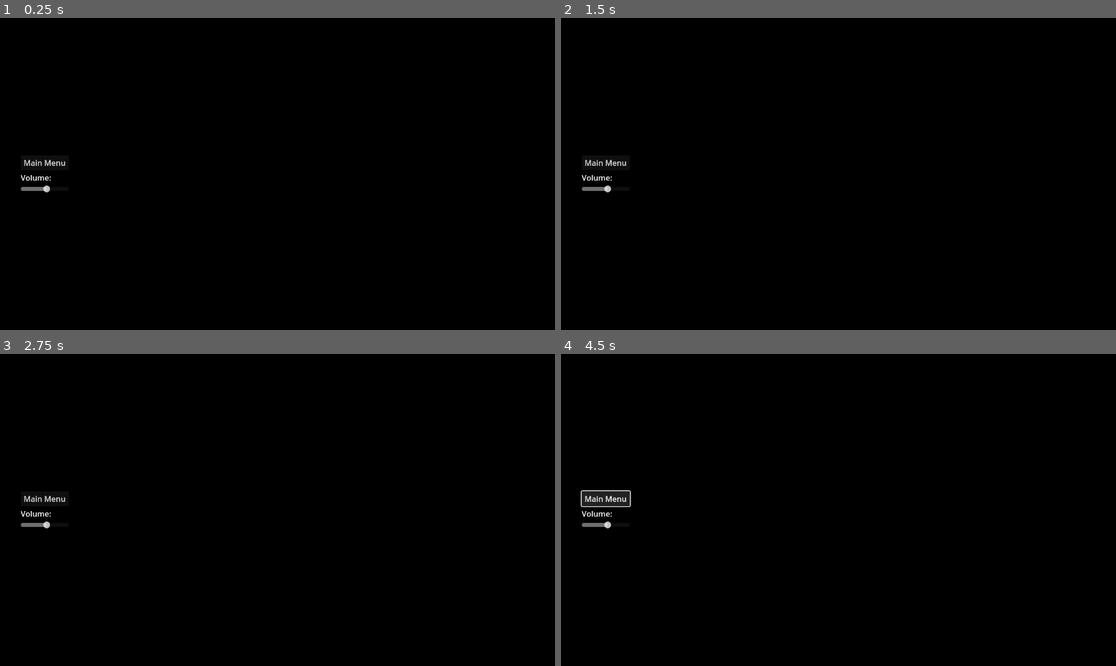
Above: before the commit, frames 1-4 (two rows, left to right).
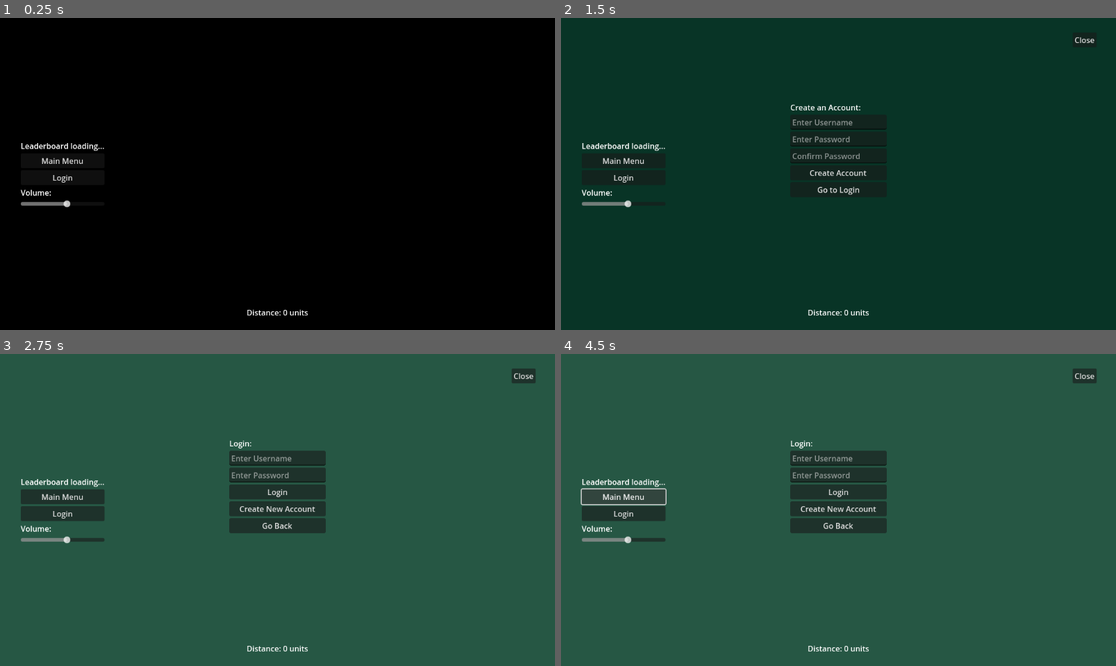
Above: after the commit, the same moments.

Repository: dustngroh/CapstoneProject
Game: Godot game, scene res://scenes/levels/alternate_levels/endless_run.tscn
The game is run twice, just before and just after one commit, with the same random seed, the same clock (stepped at 60 frames per second) and the same inputs. This scene is started directly instead of the project's main scene.
Inputs (mouse positions are in pixels of both pictures, inside the frame that each line leads up to):
- Up to frame 1 (0.25 s): no input
- Up to frame 2 (1.5 s): click (622, 177) at 0.5 s, where only the run after the commit has a clickable "Login"; click (838, 174) at 1.25 s, where only the run after the commit has a clickable "Create New Account"
- Up to frame 3 (2.75 s): click (277, 525) at 2 s, where only the run after the commit has a clickable "Go to Login"
- Up to frame 4 (4.5 s): click (838, 510) at 2.75 s, where only the run after the commit has a clickable "Create New Account"; click (838, 525) at 3.5 s, where only the run after the commit has a clickable "Go to Login"; click "Main Menu" at 4.25 s

The runs differ from the first frame. In frame 1, 0.8% of the frame differs, in the area x 3-56%, y 40-96%; in frame 2, 100%; in frame 3, 100%, in the area x 0-100%, y 0-100%; in frame 4, 100%.
Error after the commit: Invalid call. Nonexistent function 'get' in base 'Nil'. (res://scripts/http_request_manager.gd:130)

Commit message:
Add leaderboard to EndlessRun.
Connected HTTPRequestManager to new EndlessRun routes.
Modified EndlessRun to track distance traveled and display leaderboard.

Diff:
--- a/run-game/scenes/levels/alternate_levels/endless_run.gd
+++ b/run-game/scenes/levels/alternate_levels/endless_run.gd
@@ -21,6 +21,15 @@
 @onready var day_cycle_modulate: CanvasModulate = $DayCycleModulate
 @onready var background_a = $Background/Sprite2D
 @onready var background_b = $Background/Sprite2D2
+@onready var level_spawner = $LevelSpawner
+@onready var distance_label = $EndlessRunUI/DistanceLabel
+@onready var login_button = $EndlessRunUI/VBoxContainer/LoginButton
+
+var distance_traveled: int = 0
+var submit_timer: float = 0.0
+var submit_interval: float = 10.0  # How often to submit distance (seconds)
+var player: CharacterBody2D
+var leaderboard_label: Label
 
 # Called when the node enters the scene tree for the first time.
 func _ready() -> void:
@@ -29,11 +38,57 @@
 	get_viewport().size_changed.connect(on_size_changed)
 	UIManager.show_touch_controls()
 
+	player = $Player
+	leaderboard_label = $EndlessRunUI/VBoxContainer/Leaderboard
+	leaderboard_label.text = "Leaderboard loading..."
+
+	login_button.pressed.connect(_on_login_button_pressed)
+	var logged_in = HTTPRequestManager.is_logged_in()
+
+	if !logged_in:
+		login_button.visible = true
+		HTTPRequestManager.login_success.connect(_on_login_success)
+		HTTPRequestManager.register_success.connect(_on_account_creation)
+		HTTPRequestManager.login_failed.connect(_on_failed_login)
+		HTTPRequestManager.register_failed.connect(_on_failed_register)
+
+	HTTPRequestManager.endless_leaderboard_received.connect(update_leaderboard)
+	HTTPRequestManager.endless_distance_submitted.connect(submission_successful)
+
+	# Fetch the initial leaderboard
+	HTTPRequestManager.fetch_endless_leaderboard()
+
 
 # Called every frame. 'delta' is the elapsed time since the previous frame.
 func _process(delta: float) -> void:
 	update_day_cycle(delta)
 
+	if player:
+		distance_traveled = int((level_spawner.total_distance_traveled + player.position.x) / 100)
+		distance_label.text = "Distance: %d units" % distance_traveled
+		submit_timer += delta
+		if submit_timer >= submit_interval:
+			submit_timer = 0.0
+			submit_distance()
+
+
+func submit_distance():
+	print("Submitting distance: ", distance_traveled)
+	HTTPRequestManager.submit_endless_distance(distance_traveled)
+
+
+func update_leaderboard(scores: Array):
+	var leaderboard_text = "🏆 Endless Leaderboard 🏆\n"
+
+	for score in scores:
+		var username = score.get("username", "???")
+		var distance = score.get("distance", 0)
+		leaderboard_text += "%s - %d units\n" % [username, distance]
+
+	leaderboard_label.text = leaderboard_text
+
+func submission_successful():
+	HTTPRequestManager.fetch_endless_leaderboard()
 
 func update_day_cycle(delta):
 	time_elapsed += delta
@@ -113,3 +168,21 @@
 func on_size_changed():
 	position_sprite_to_bottom()
 	resize_background()
+
+func _on_login_button_pressed():
+	UIManager.show_login()
+
+func _on_login_success(user) -> void:
+	UIManager.hide_login()
+	login_button.visible = false
+	submit_distance()
+	print("Logged in!")
+
+func _on_account_creation(user) -> void:
+	UIManager._on_account_created(user)
+
+func _on_failed_login(error) -> void:
+	UIManager._on_failed_login(error)
+
+func _on_failed_register(error) -> void:
+	UIManager._on_failed_register(error)
--- a/run-game/scenes/levels/alternate_levels/endless_run.tscn
+++ b/run-game/scenes/levels/alternate_levels/endless_run.tscn
@@ -46,7 +46,7 @@
 texture = ExtResource("3_kakqc")
 centered = false
 
-[node name="CharacterBody2D" parent="." instance=ExtResource("3_bwob8")]
+[node name="Player" parent="." instance=ExtResource("3_bwob8")]
 
 [node name="DayCycleModulate" type="CanvasModulate" parent="."]
 
@@ -63,10 +63,20 @@
 grow_vertical = 2
 metadata/_edit_use_anchors_ = true
 
+[node name="Leaderboard" type="Label" parent="EndlessRunUI/VBoxContainer"]
+layout_mode = 2
+size_flags_horizontal = 0
+text = "asdf"
+
 [node name="MainMenuButton" type="Button" parent="EndlessRunUI/VBoxContainer"]
 layout_mode = 2
 text = "Main Menu"
 metadata/_edit_use_anchors_ = true
+
+[node name="LoginButton" type="Button" parent="EndlessRunUI/VBoxContainer"]
+visible = false
+layout_mode = 2
+text = "Login"
 
 [node name="Label" type="Label" parent="EndlessRunUI/VBoxContainer"]
 layout_mode = 2
@@ -76,4 +86,19 @@
 custom_minimum_size = Vector2(100, 0)
 layout_mode = 2
 
+[node name="DistanceLabel" type="Label" parent="EndlessRunUI"]
+anchors_preset = 7
+anchor_left = 0.5
+anchor_top = 1.0
+anchor_right = 0.5
+anchor_bottom = 1.0
+offset_left = -36.0
+offset_top = -48.0
+offset_right = 36.0
+offset_bottom = -25.0
+grow_horizontal = 2
+grow_vertical = 0
+text = "Distance:"
+horizontal_alignment = 1
+
 [connection signal="pressed" from="EndlessRunUI/VBoxContainer/MainMenuButton" to="LevelSpawner" method="_on_main_menu_button_pressed"]
--- a/run-game/scenes/levels/test_levels/level_spawner.gd
+++ b/run-game/scenes/levels/test_levels/level_spawner.gd
@@ -5,6 +5,7 @@
 @export var max_chunks := 5
 @export var RESET_THRESHOLD = 30720  # Reset world when the player crosses this point
 @export var shift_amount = 30720
+var total_distance_traveled = 0
 
 var active_chunks = []  # List of currently spawned chunks
 var player
@@ -56,6 +57,7 @@
 
 		# Move player back
 		player.position.x -= shift_amount
+		total_distance_traveled += shift_amount
 
 		# Move all active chunks back
 		for chunk in active_chunks:
--- a/run-game/scripts/http_request_manager.gd
+++ b/run-game/scripts/http_request_manager.gd
@@ -14,6 +14,9 @@
 signal personal_record_achieved(message: String)
 signal world_record_achieved(message: String)
 signal leaderboard_received(level: int, scores: Array)
+signal endless_distance_submitted()
+signal endless_leaderboard_received(scores: Array)
+
 
 
 func _ready():
@@ -98,6 +101,30 @@
 	http_request.request(url, [], HTTPClient.METHOD_GET)
 
 
+# Endless mode: Submit distance
+func submit_endless_distance(distance: int) -> void:
+	if !logged_in:
+		print("Not logged in — cannot submit endless distance.")
+		return
+
+	var url = base_url + "/endless"
+	var headers = [
+		"Content-Type: application/json",
+		"Authorization: " + jwt_token
+	]
+	var body = {
+		"distance": distance
+	}
+
+	var json_body = JSON.stringify(body)
+	http_request.request(url, headers, HTTPClient.METHOD_POST, json_body)
+
+# Endless mode: Fetch leaderboard
+func fetch_endless_leaderboard() -> void:
+	var url = base_url + "/endless"
+	http_request.request(url, [], HTTPClient.METHOD_GET)
+
+
 func _on_request_completed(result, response_code, headers, body):
 	var response = JSON.parse_string(body.get_string_from_utf8())
 	var response_type = response.get("type", "")
@@ -164,6 +191,20 @@
 					else:
 						print("Failed to retrieve leaderboard: %s" % response.get("message", "Unknown error"))
 
+				"submit-distance":
+					if response_code == 201:
+						endless_distance_submitted.emit()
+						print("Endless distance submitted successfully.")
+					else:
+						print("Failed to submit endless distance: %s" % response.get("message", "Unknown error"))
+
+				"get-endless-leaderboard":
+					if response_code == 200:
+						endless_leaderboard_received.emit(response["scores"])
+
+					else:
+						print("Failed to retrieve endless leaderboard: %s" % response.get("message", "Unknown error"))
+
 				"error":
 					if response.has("message"):
 						print("Error: %s" % response["message"])
Not shown, changed: docs/index.html
Not shown, changed: docs/index.pck
